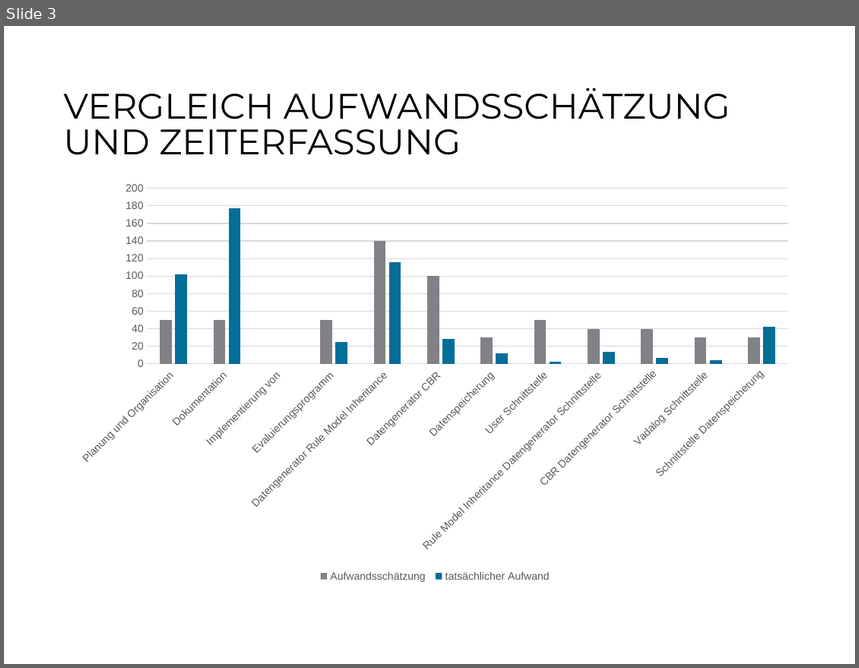
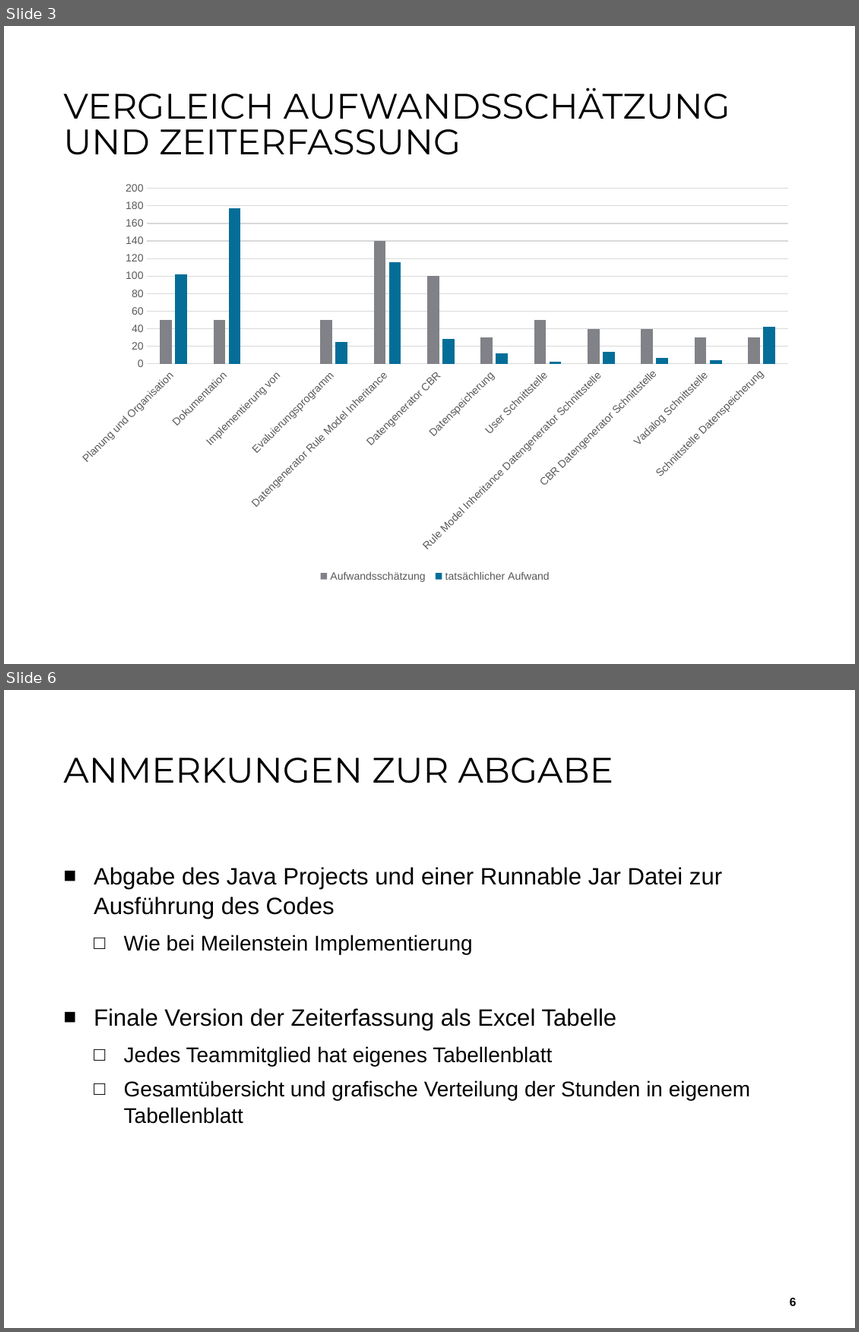
Before and after one commit to aistleithnera/258321_DKE_PR, a slide deck: Dokumente/Projektabschluss/Endabgabe_Projektabschluss.pptx. Shown one above the other, each under a label of ours: slide 3 before the commit, slides 3 and 6 after it; the slides between them are not shown. The pictures are 859x668 and 859x1332 pixels, drawn with LibreOffice and Linux fonts; fonts in the diff are those of the drawing; background and template pictures are left out. Boxes give left, top, right and bottom in pixels: in the first picture for what was removed or moved away, otherwise in the second. Text is boxed around its words. In the diff, an @@ line names an element or a change of style, - is before the commit and + after.

```diff
--- a/Dokumente/Projektabschluss/Endabgabe_Projektabschluss.pptx
+++ b/Dokumente/Projektabschluss/Endabgabe_Projektabschluss.pptx
@@ slide 6 added at [4,690,855,1328], background #FFFFFF @@
@@ title added at [63,758,614,783], 30 pt, text #000000 @@
+ANMERKUNGEN ZUR ABGABE
@@ text added at [94,867,750,1124], 18 pt, text #000000 @@
+■ Abgabe des Java Projects und einer Runnable Jar Datei zur Ausführung des Codes
+  □ Wie bei Meilenstein Implementierung
+■ Finale Version der Zeiterfassung als Excel Tabelle
+  □ Jedes Teammitglied hat eigenes Tabellenblatt
+  □ Gesamtübersicht und grafische Verteilung der Stunden in eigenem Tabellenblatt
@@ page number added at [790,1298,797,1306], 10 pt, text #000000, bold @@
+6
```
Also in this commit, not shown: 3 other slides added, 1 slide removed.
